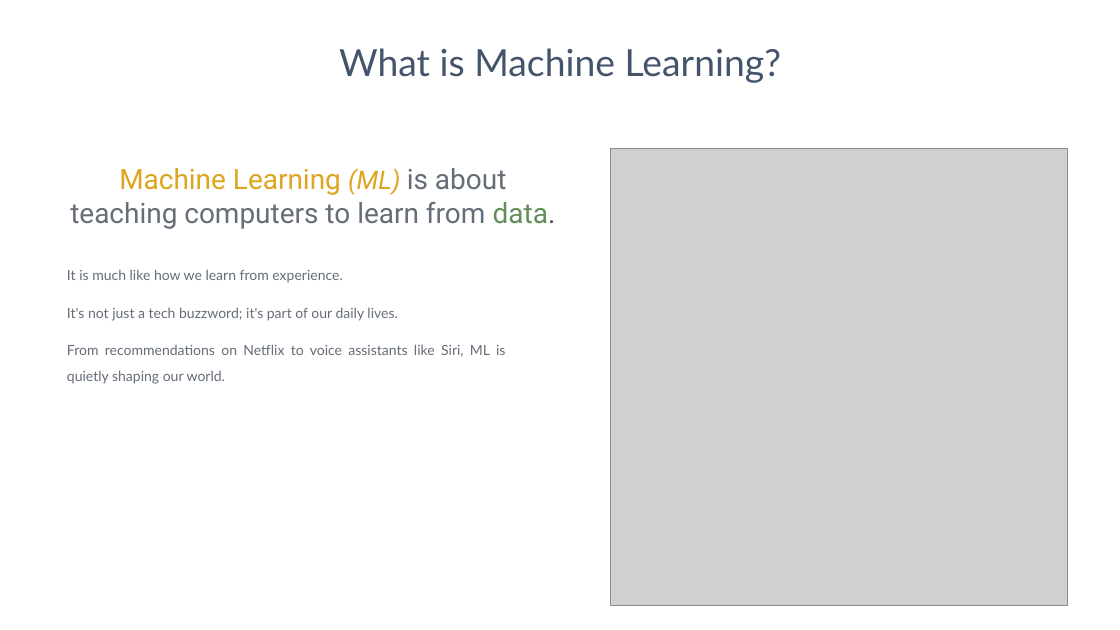
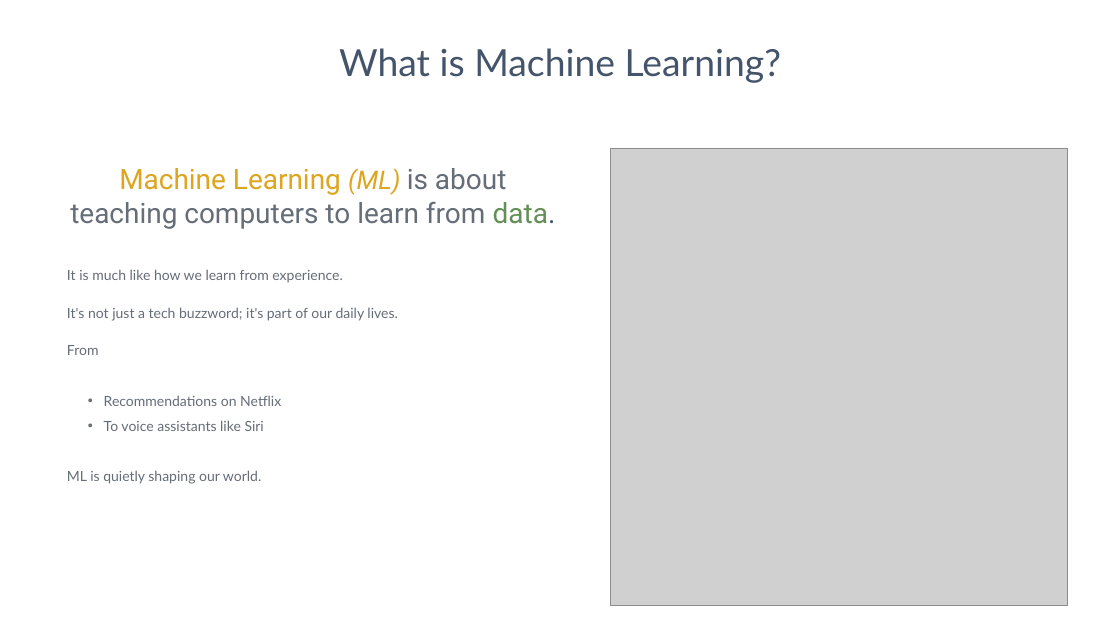
Before and after one commit to jorgegmayorgas/ML_Project_YouTube_keyword_optimization, a slide deck: slide 5 of presentation/ML for succeeding in YouTube.pptx. Drawn at 1120x630 pixels with LibreOffice and Linux fonts; fonts in the diff are those of the drawing; grey boxes stand for pictures. Boxes give left, top, right and bottom in pixels: in the first picture for what was removed or moved away, otherwise in the second. Text is boxed around its words. In the diff, an @@ line names an element or a change of style, - is before the commit and + after.

```diff
--- a/presentation/ML for succeeding in YouTube.pptx
+++ b/presentation/ML for succeeding in YouTube.pptx
@@ text at (x1=67, y1=345, x2=281, y2=484): text changed @@
-From recommendations on Netflix to voice assistants like Siri, ML is quietly shaping our world.
+From
+  • Recommendations on Netflix
+  • To voice assistants like Siri
+ML is quietly shaping our world.
```
Also in this commit, not shown: 3 other slides changed, 11 slides removed, 21 other files.
